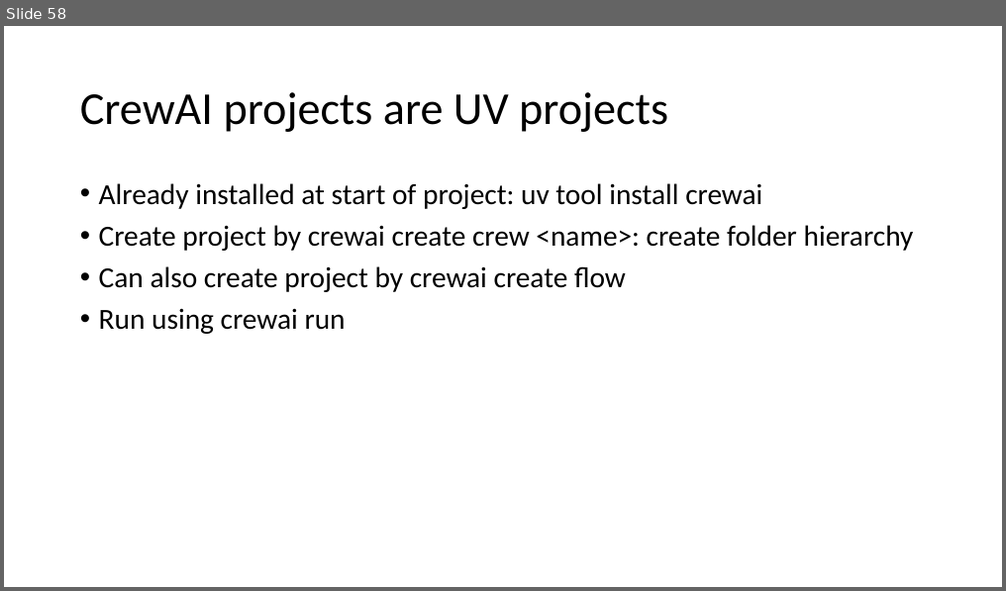
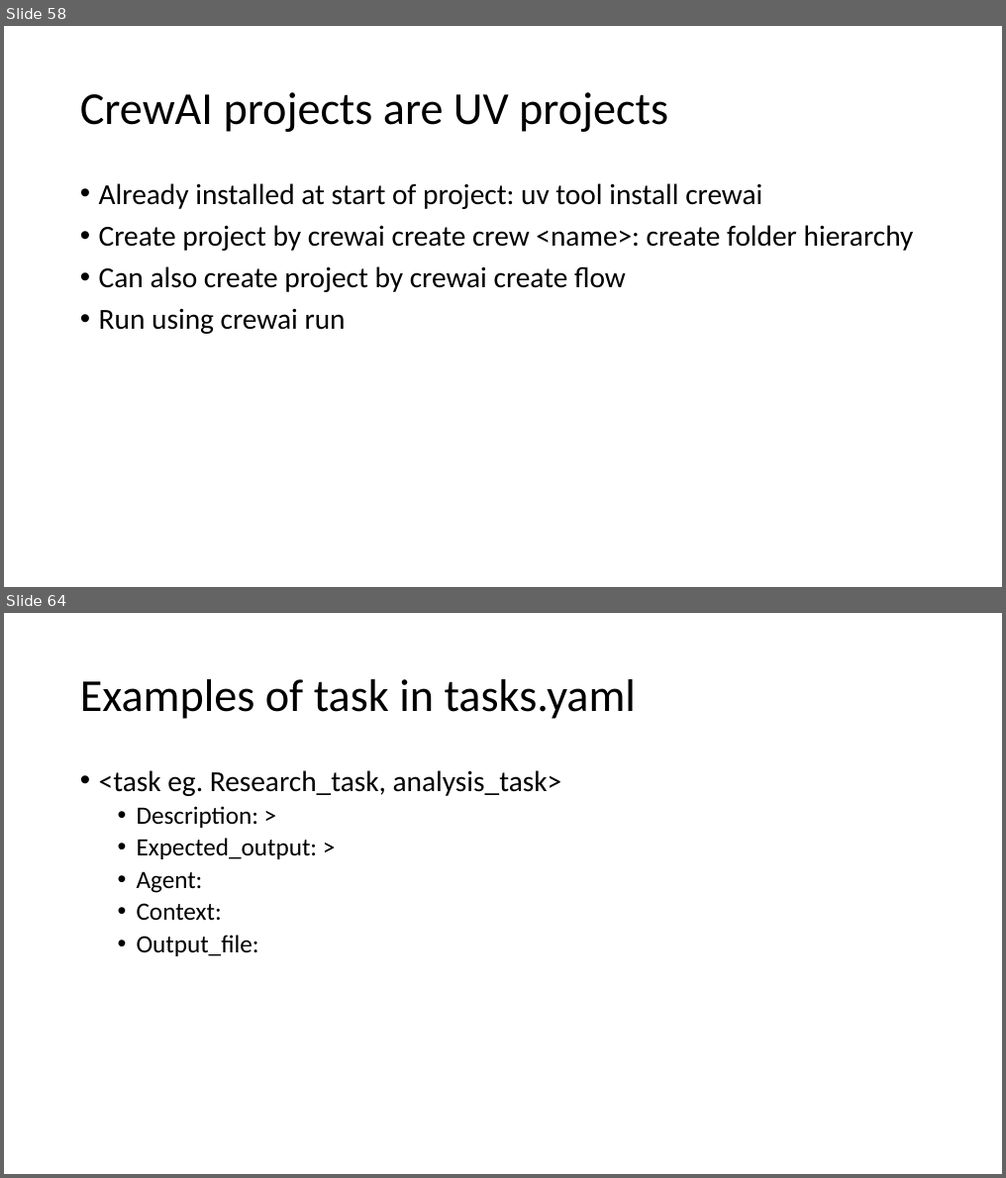
Before and after one commit to kindaichinisan/agents, a slide deck: wj_folder/AI Engineer Agentic Track.pptx. Shown one above the other, each under a label of ours: slide 58 before the commit, slides 58 and 64 after it; the slides between them are not shown. The pictures are 1006x591 and 1006x1178 pixels, drawn with LibreOffice and Linux fonts; fonts in the diff are those of the drawing. Boxes give left, top, right and bottom in pixels: in the first picture for what was removed or moved away, otherwise in the second. Text is boxed around its words. In the diff, an @@ line names an element or a change of style, - is before the commit and + after.

```diff
--- a/wj_folder/AI Engineer Agentic Track.pptx
+++ b/wj_folder/AI Engineer Agentic Track.pptx
@@ slide 64 added at box(4, 613, 1002, 1174), background #FFFFFF @@
@@ title added at box(80, 679, 637, 719), 44 pt, text #000000 @@
+Examples of task in tasks.yaml
@@ text added at box(99, 770, 562, 957), 24 pt, text #000000 @@
+• <task eg. Research_task, analysis_task>
+  • Description: >
+  • Expected_output: >
+  • Agent:
+  • Context:
+  • Output_file:
```
Also in this commit, not shown: 13 other slides added, 4 other files.
